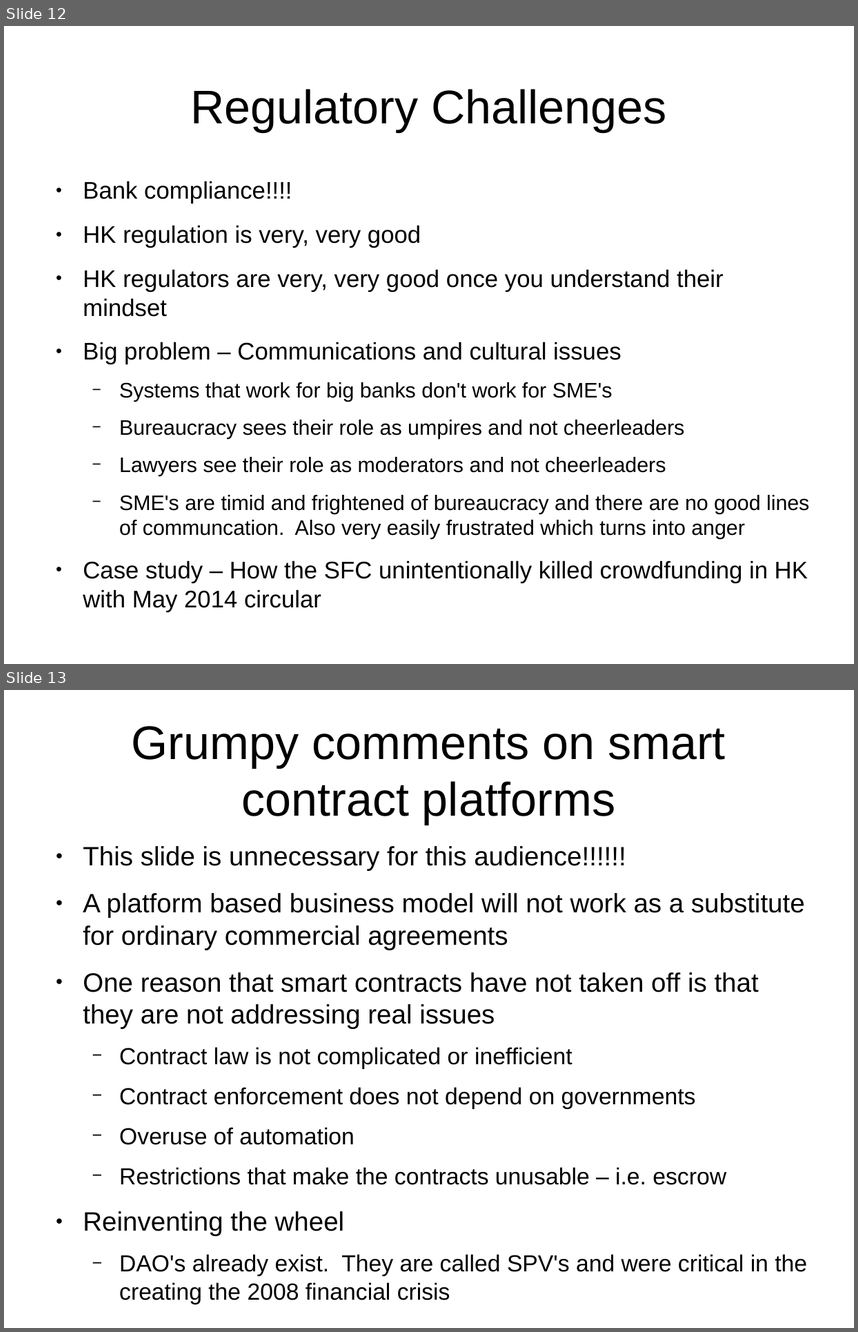
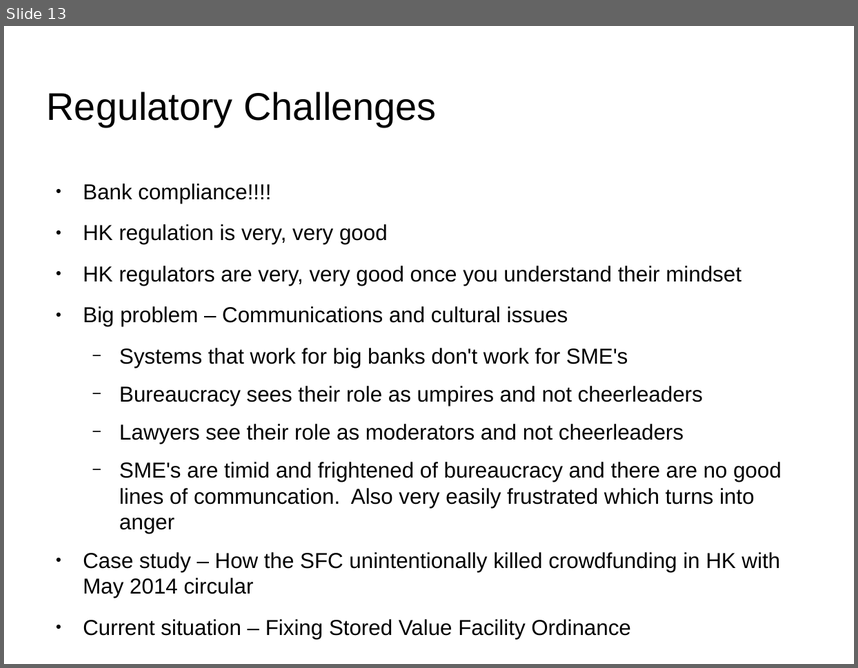
Before and after one commit to joequant/bitquant, a slide deck: pitchdecks/smart-contracts-practice-lawsociety.odp. Shown one above the other, each under a label of ours: slides 12 and 13 before the commit, slide 13 after it. The pictures are 858x1332 and 858x668 pixels, drawn with LibreOffice and Linux fonts; fonts in the diff are those of the drawing; background and template pictures are left out. Boxes give left, top, right and bottom in pixels: in the first picture for what was removed or moved away, otherwise in the second. Text is boxed around its words. In the diff, an @@ line names an element or a change of style, - is before the commit and + after.

```diff
--- a/pitchdecks/smart-contracts-practice-lawsociety.odp
+++ b/pitchdecks/smart-contracts-practice-lawsociety.odp
@@ slide 13 removed at box(4, 690, 854, 1328), background #FFFFFF @@
@@ title removed at box(132, 726, 726, 824) @@
-Grumpy comments on smart contract platforms
@@ text removed at box(83, 846, 807, 1304) @@
-● This slide is unnecessary for this audience!!!!!!
-● A platform based business model will not work as a substitute for ordinary commercial agreements
-● One reason that smart contracts have not taken off is that they are not addressing real issues
-  − Contract law is not complicated or inefficient
-  − Contract enforcement does not depend on governments
-  − Overuse of automation
-  − Restrictions that make the contracts unusable – i.e. escrow
-● Reinventing the wheel
-  − DAO's already exist. They are called SPV's and were critical in the creating the 2008 financial crisis
@@ what was slide 12 is now slide 13 @@
@@ slide 13 changed as well @@
@@ title "Regulatory Challenges": place and size @@
-title "Regulatory Challenges" at box(190, 89, 667, 132)
+title "Regulatory Challenges" at box(47, 92, 436, 127)
@@ title "Regulatory Challenges" at box(47, 92, 436, 127): size 44 to 36 pt, highlight #FFFFFF to none; alignment centre to left @@
@@ text at box(83, 183, 782, 597): size 22.4 to 20.1 pt in "Bank compliance!!!!", "HK regulation is very, very good", "HK regulators are very, very good once ...", "Big problem – Communications and cultural issues" and 1 more places; highlight #FFFFFF to none; size 19.6 to 20.1 pt in "Systems that work for big banks don't ...", "Bureaucracy sees their role as umpires and ...", "Lawyers see their role as moderators and ...", "SME's are timid and frightened of bureaucracy ..." @@
@@ text at box(83, 619, 631, 639): paragraph added @@
+● Current situation – Fixing Stored Value Facility Ordinance
```
Also in this commit, not shown: 12 other slides changed, 2 slides added, 2 other slides removed, 1 other file.
